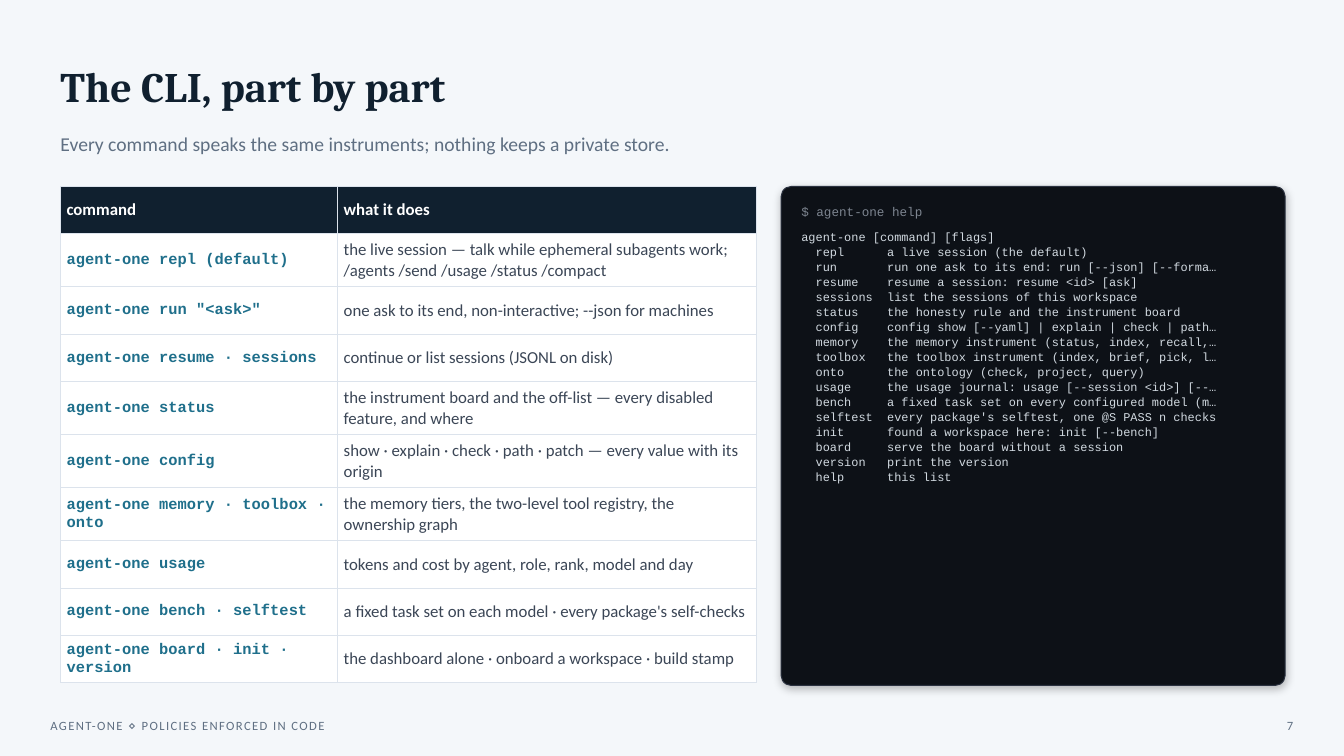
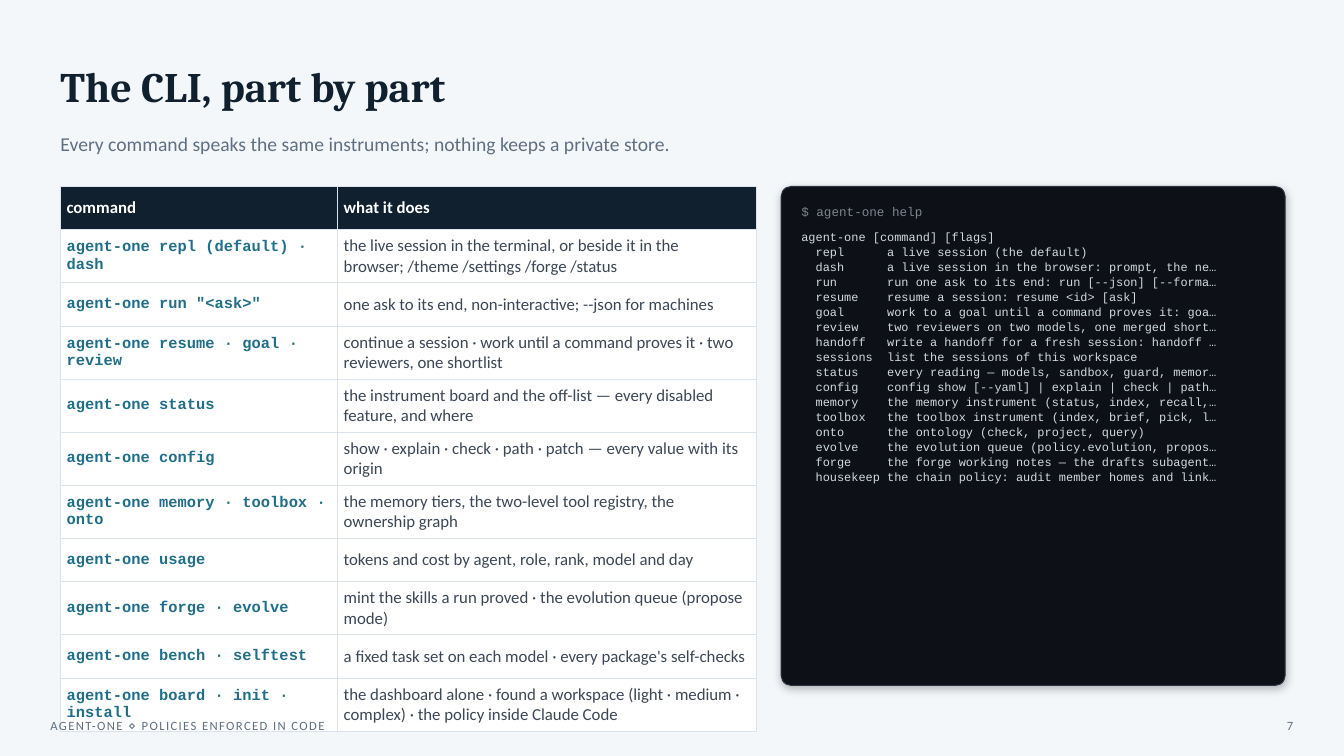
Before and after one commit to Kaginari/agent-one, a slide deck: slide 7 of presentations/agent-one-binary.pptx. Drawn at 1344x756 pixels with LibreOffice and Linux fonts; fonts in the diff are those of the drawing. Boxes give left, top, right and bottom in pixels: in the first picture for what was removed or moved away, otherwise in the second. Text is boxed around its words. In the diff, an @@ line names an element or a change of style, - is before the commit and + after.

Commit message:
presentations: the decks brought to v0.3.0 — fresh captures, the one-page board, the current CLI and numbers, what v0.2 and v0.3 delivered, the harness talk's measured-and-healed slide and registry policy (EN, FR); the stress-and-value deck in the Slides fonts

```diff
--- a/presentations/agent-one-binary.pptx
+++ b/presentations/agent-one-binary.pptx
@@ table at bbox=[60, 187, 756, 727] @@
-row 2, column 1: agent-one repl (default)
+row 2, column 1: agent-one repl (default) · dash
-row 2, column 2: the live session — talk while ephemeral subagents work; /agents /send /usage /status /compact
+row 2, column 2: the live session in the terminal, or beside it in the browser; /theme /settings /forge /status
-row 4, column 1: agent-one resume · sessions
+row 4, column 1: agent-one resume · goal · review
-row 4, column 2: continue or list sessions (JSONL on disk)
+row 4, column 2: continue a session · work until a command proves it · two reviewers, one shortlist
+row 9: agent-one forge · evolve | mint the skills a run proved · the evolution queue (propose mode)
-row 11, column 1: agent-one board · init · version
+row 11, column 1: agent-one board · init · install
-row 11, column 2: the dashboard alone · onboard a workspace · build stamp
+row 11, column 2: the dashboard alone · found a workspace (light · medium · complex) · the policy inside Claude Code
@@ text at bbox=[816, 262, 1216, 274]: paragraph added @@
+dash a live session in the browser: prompt, the ne…
@@ text at bbox=[816, 308, 1217, 346]: paragraphs added @@
+goal work to a goal until a command proves it: goa…
+review two reviewers on two models, one merged short…
+handoff write a handoff for a fresh session: handoff …
@@ text at bbox=[816, 368, 1216, 379]: text changed @@
-status the honesty rule and the instrument board
+status every reading — models, sandbox, guard, memor…
@@ text at bbox=[816, 443, 1217, 484]: text changed @@
-usage the usage journal: usage [--session <id>] [--…
-bench a fixed task set on every configured model (m…
-selftest every package's selftest, one @S PASS n checks
-init found a workspace here: init [--bench]
-board serve the board without a session
-version print the version
-help this list
+evolve the evolution queue (policy.evolution, propos…
+forge the forge working notes — the drafts subagent…
+housekeep the chain policy: audit member homes and link…
```
Also in this commit, not shown: 11 other slides changed, 1 slide added, 1 slide removed, 3 other files.
